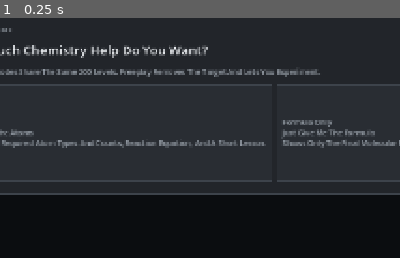
Above: before the commit, frame 1.
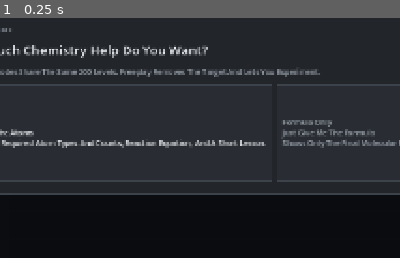
Above: after the commit, the same moment.

Repository: CambellJSmith/Bohr-Builder
Game: Godot game, scene res://godot/bohr_builder_native.tscn
Same seed, same stepped clock (60 frames per second), same inputs: the game is played once before the commit and once after it.
Inputs:
- Up to frame 1 (0.25 s): no input
The pictures show only the part of the screen within x 0-50%, y 32-82%; the shares and areas given below are measured in that part.

The runs differ from the first frame. In frame 1, 1.0% of the frame differs, in the area x 0-66%, y 46-55%.
Error before the commit: Parse Error: Could not parse global class "CampaignSystem" from "res://godot/systems/campaign_system.gd". (res://godot/bohr_builder_controller.gd:66)

Commit message:
Fix CampaignSystem parser error

Diff:
--- a/godot/systems/campaign_system.gd
+++ b/godot/systems/campaign_system.gd
@@ -93,13 +93,13 @@
 	var used: Dictionary = {} # Tracks atom identifiers already assigned to a requirement.
 	var reactants: Array[AtomState] = [] # Collects matching atoms in target-layout order.
 	for atom_key: String in current_level()["atom_keys"] as Array[String]: # Resolves every required campaign species in order.
-		var match: AtomState = null # Stores the first unused exact match.
+		var matched_atom: AtomState = null # Stores the first unused exact match.
 		for atom: AtomState in state.atoms: # Searches active world atoms.
 			if not used.has(atom.id) and atom_matches(atom, atom_key): # Requires uniqueness and exact particle counts.
-				match = atom # Retains the matching world atom.
+				matched_atom = atom # Retains the matching world atom.
 				break # Stops after the first ordered match.
-		if match == null: # Detects any still-missing requirement.
+		if matched_atom == null: # Detects any still-missing requirement.
 			return [] # Reports that automatic reaction is not ready.
-		used[match.id] = true # Reserves this atom for the current requirement.
-		reactants.append(match) # Preserves target-layout order.
+		used[matched_atom.id] = true # Reserves this atom for the current requirement.
+		reactants.append(matched_atom) # Preserves target-layout order.
 	return reactants # Returns the complete unique reactant assignment.
